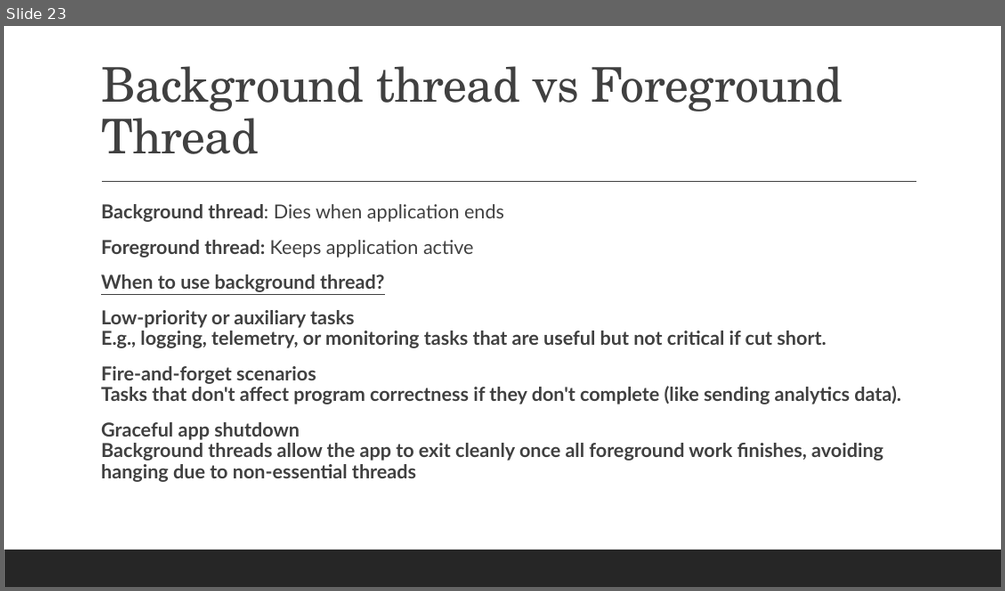
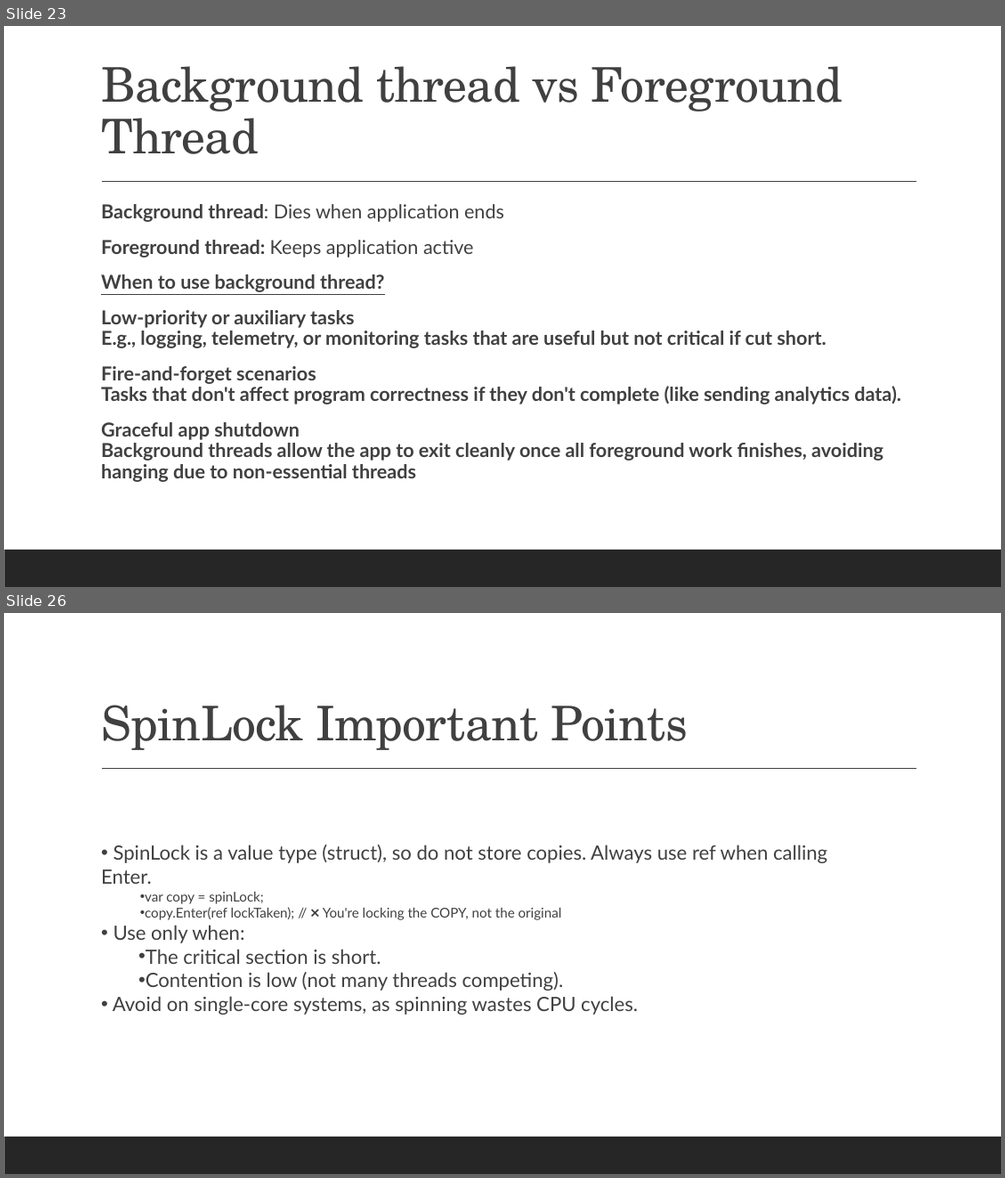
Before and after one commit to bhushanpoojary/MultiThreadingDotNet, a slide deck: PPT/Mastering Multithreading in DotNet.pptx. Shown one above the other, each under a label of ours: slide 23 before the commit, slides 23 and 26 after it; the slides between them are not shown. The pictures are 1005x591 and 1005x1178 pixels, drawn with LibreOffice and Linux fonts; fonts in the diff are those of the drawing. Boxes give left, top, right and bottom in pixels: in the first picture for what was removed or moved away, otherwise in the second. Text is boxed around its words. In the diff, an @@ line names an element or a change of style, - is before the commit and + after.

Commit message:
Added spin lock

```diff
--- a/PPT/Mastering Multithreading in DotNet.pptx
+++ b/PPT/Mastering Multithreading in DotNet.pptx
@@ slide 26 added at box(4, 613, 1001, 1174), background #FFFFFF; not listed: 2 template elements that a slide beside it also shows @@
@@ title added at box(101, 705, 688, 750), 46 pt, text #404040 @@
+SpinLock Important Points
@@ text added at box(101, 844, 827, 1014), 19 pt, text #404040 @@
+• SpinLock is a value type (struct), so do not store copies. Always use ref when calling Enter.
+    • var copy = spinLock;
+    • copy.Enter(ref lockTaken); // ❌ You're locking the COPY, not the original
+• Use only when:
+  • The critical section is short.
+  • Contention is low (not many threads competing).
+• Avoid on single-core systems, as spinning wastes CPU cycles.
```
Also in this commit, not shown: 3 other slides added, 7 other files.
